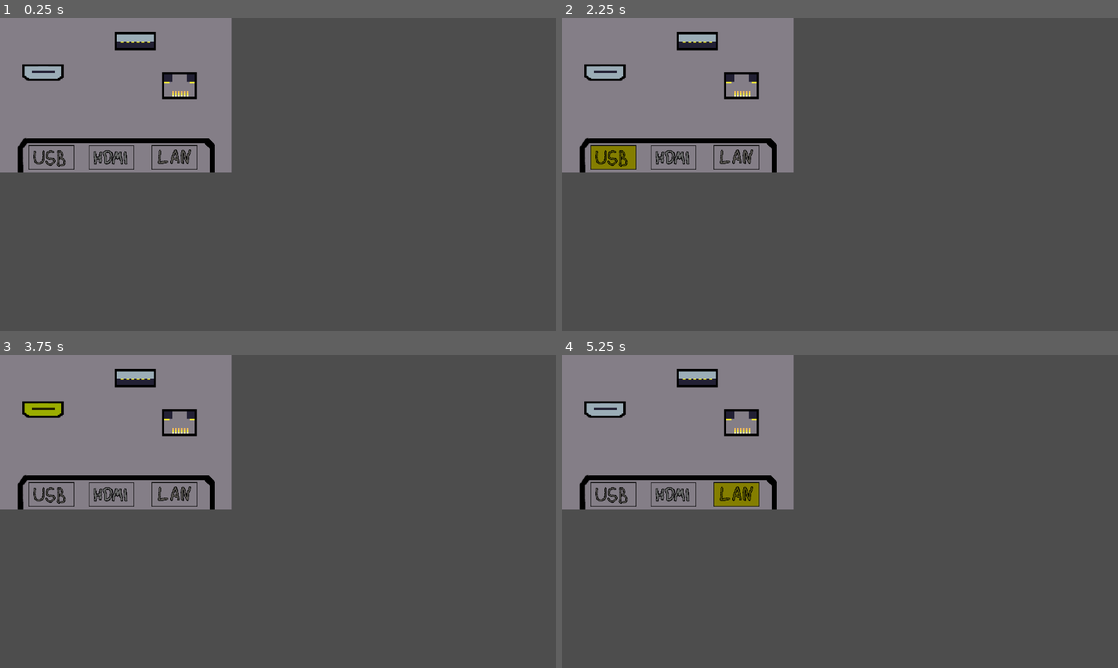
Above: before the commit, frames 1-4 (two rows, left to right).
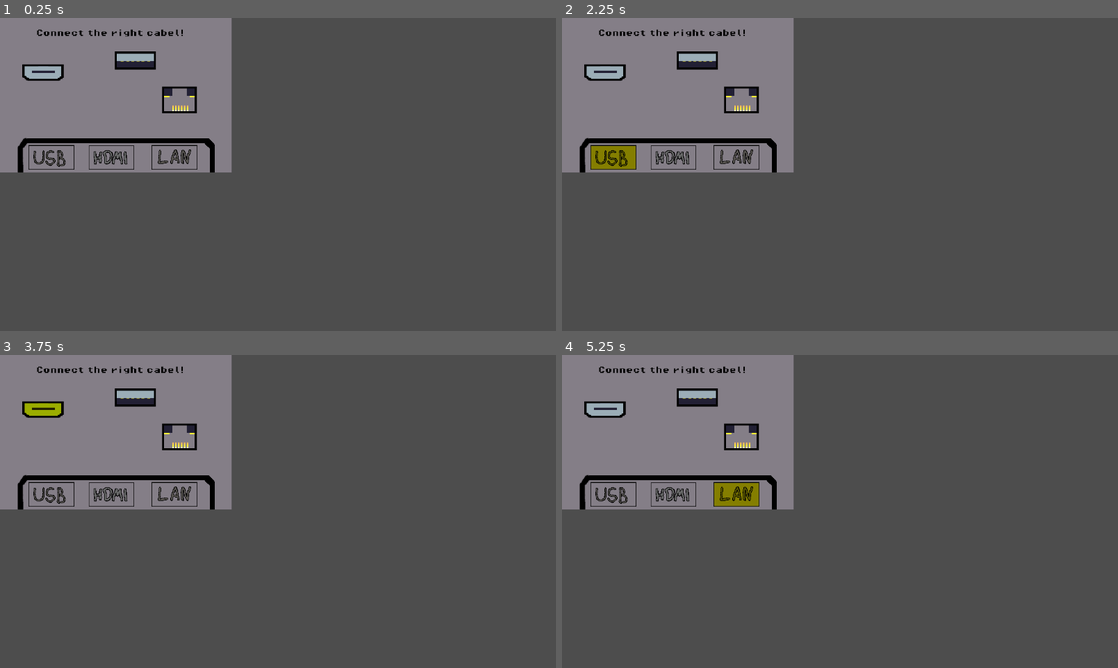
Above: after the commit, the same moments.

Repository: Lenni707/gamejam
Game: Godot game, scene res://Scenes/cable_connect.tscn
Two runs of this game, one before a commit and one after it. Both use one fixed random seed, a clock stepped at 60 frames per second and the inputs below. This scene is started directly instead of the project's main scene.
Inputs (mouse positions are in pixels of both pictures, inside the frame that each line leads up to; where the layout moved, square brackets give the same spot in the first picture):
- Up to frame 1 (0.25 s): no input
- Up to frame 2 (2.25 s): click (695, 61) [695, 39] at 0.5 s; click (745, 99) [745, 83] at 1.25 s; click (612, 158) at 2 s
- Up to frame 3 (3.75 s): click (111, 495) at 2.75 s; click (38, 408) at 3.5 s
- Up to frame 4 (5.25 s): click (734, 495) at 4.25 s; tap Enter (ui_accept) at 5 s; move the mouse to (962, 495) at 5.02 s; hold D (right) from 5.03 s (still down); hold E (Interagieren) from 5.03 s (still down); click (962, 495) at 5.17 s

The runs differ from the first frame. In frame 1, 1.5% of the frame differs, in the area x 6-36%, y 3-31%; in frame 2, 1.5%; in frame 3, 1.5%; in frame 4, 1.5%.

Commit message:
cable connect verbessert

Diff:
--- a/Scenes/cable_connect.tscn
+++ b/Scenes/cable_connect.tscn
@@ -1,7 +1,8 @@
-[gd_scene load_steps=3 format=3 uid="uid://cl2qe45x22153"]
+[gd_scene load_steps=4 format=3 uid="uid://cl2qe45x22153"]
 
 [ext_resource type="Script" uid="uid://drr2cpgone04y" path="res://scripts/cable_connect.gd" id="1_y1tbm"]
 [ext_resource type="Texture2D" uid="uid://b6ph842ikbenc" path="res://Assets/cable_game/Sprite-0001.png" id="2_almc4"]
+[ext_resource type="FontFile" uid="uid://cykpy8xitxqbn" path="res://Assets/fonts/PixelOperator8-Bold.ttf" id="3_almc4"]
 
 [node name="cable_connect" type="Control"]
 layout_mode = 3
@@ -15,3 +16,13 @@
 offset_right = 40.0
 offset_bottom = 40.0
 texture = ExtResource("2_almc4")
+
+[node name="Label" type="Label" parent="."]
+offset_left = 75.0
+offset_top = 24.0
+offset_right = 417.0
+offset_bottom = 43.0
+scale = Vector2(0.9, 0.9)
+theme_override_colors/font_color = Color(0, 0, 0, 1)
+theme_override_fonts/font = ExtResource("3_almc4")
+text = "Connect the right cabel!"
--- a/scripts/cable_connect.gd
+++ b/scripts/cable_connect.gd
@@ -20,9 +20,9 @@
 	add_picture("res://Assets/cable_game/HDMI-Text.png", 150.0, 227.0, 0.42, 0.42, "HDMI-TEXT")
 	add_picture("res://Assets/cable_game/LAN-TEXT.png", 280.0, 235.0, 0.39, 0.39,  "LAN-TEXT")
 
-	add_picture("res://Assets/cable_game/USB-A-PORT.png", 200.0, 10.0, 1.5, 1.5, "USB-A-PORT")
+	add_picture("res://Assets/cable_game/USB-A-PORT.png", 200.0, 50.0, 1.5, 1.5, "USB-A-PORT")
 	add_picture("res://Assets/cable_game/HDMI-PORT.png", 10.0, 75.0, 1.5, 1.5, "HDMI-PORT")
-	add_picture("res://Assets/cable_game/LAN-CABLE-PORT.png", 300., 100., 1.5, 1.5, "LAN-PORT")
+	add_picture("res://Assets/cable_game/LAN-CABLE-PORT.png", 300., 130., 1.5, 1.5, "LAN-PORT")
 
 func start(config := {}):
 	# init state from config if needed
